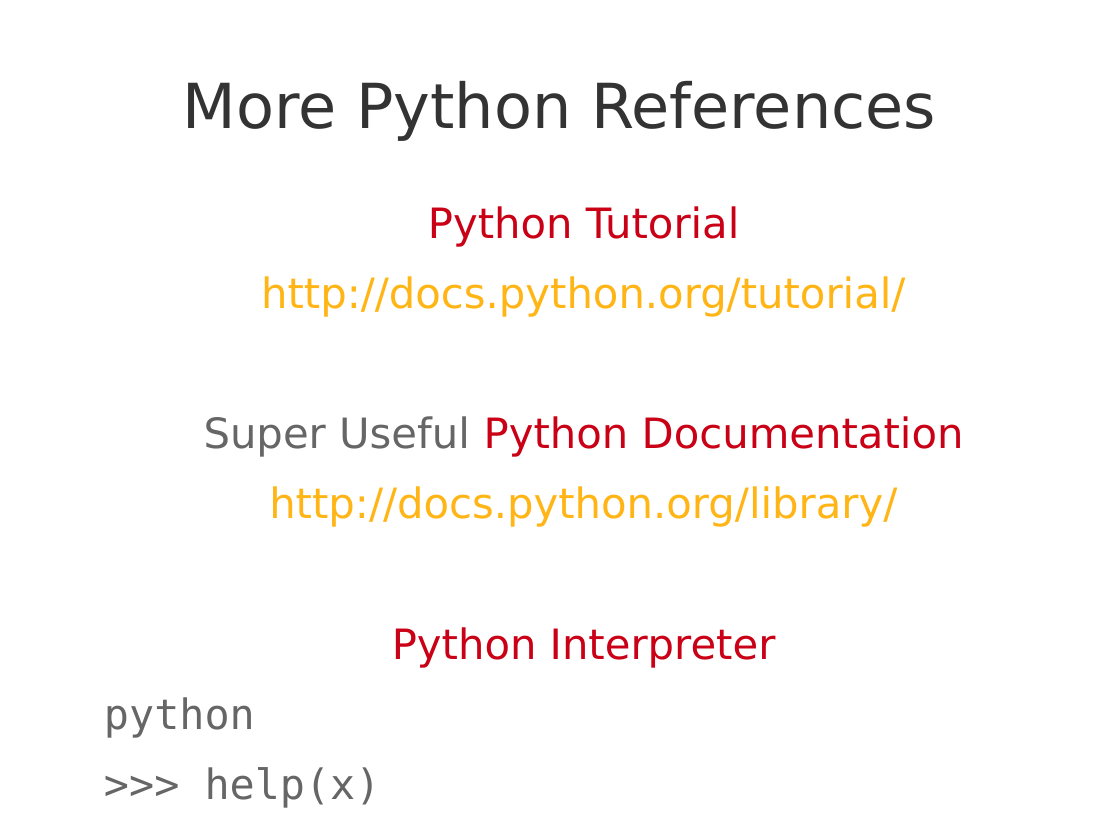
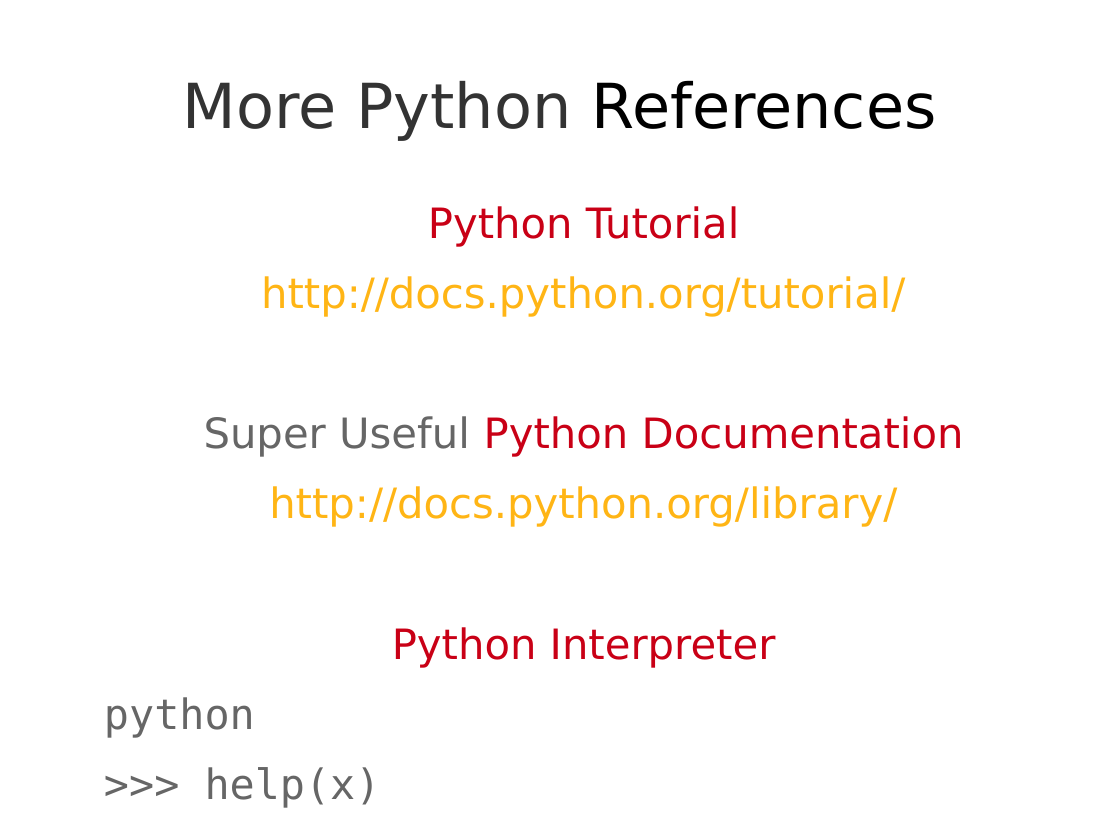
Before and after one commit to theonewolf/15-441-Recitation-Sessions, a slide deck: slide 54 of recitation4/src/recitation4.odp (slide 34 before the commit). Drawn at 1120x840 pixels with LibreOffice and Linux fonts; fonts in the diff are those of the drawing. Boxes give left, top, right and bottom in pixels: in the first picture for what was removed or moved away, otherwise in the second. Text is boxed around its words. In the diff, an @@ line names an element or a change of style, - is before the commit and + after.

```diff
--- a/recitation4/src/recitation4.odp
+++ b/recitation4/src/recitation4.odp
@@ title "More Python References" at [183,80,937,141]: text colour #333333 to #000000 in "References" @@
```
Also in this commit, not shown: 12 other slides changed, 30 slides added, 10 slides removed, 4 other files.
